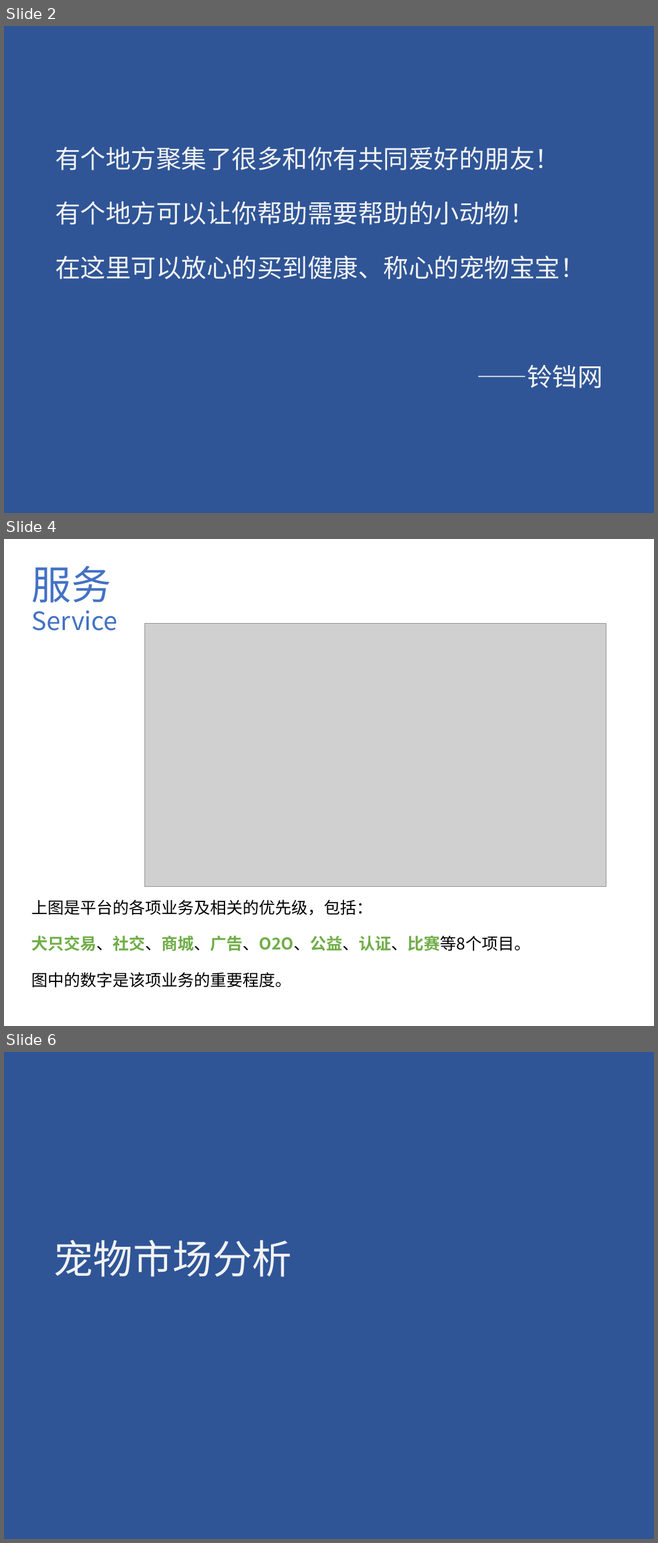
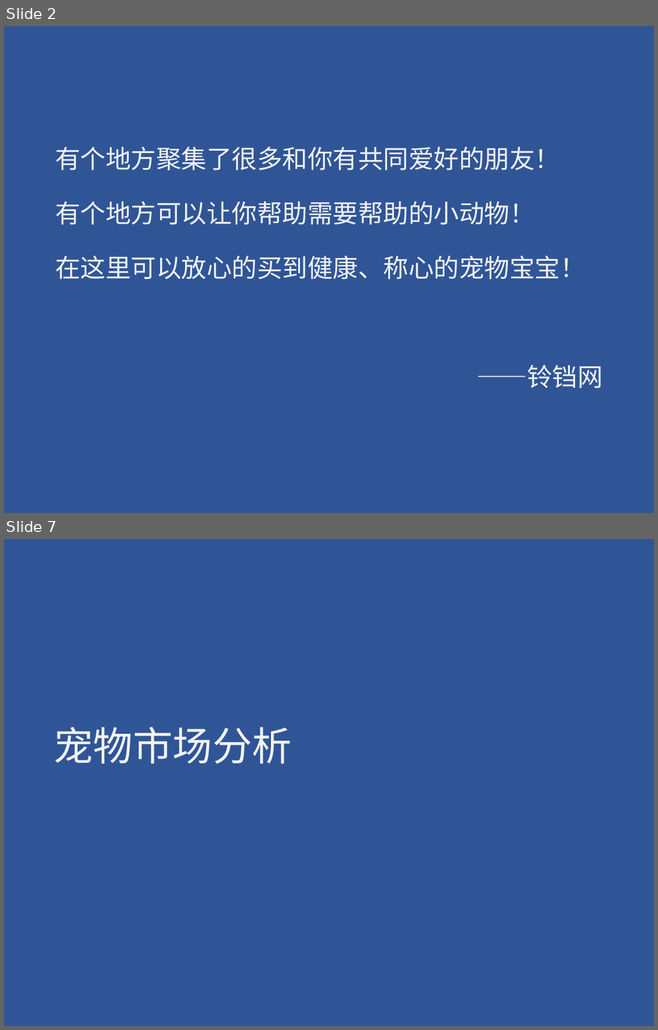
Before and after one commit to eplane/lingdang, a slide deck: doc/ppt/新建 Microsoft PowerPoint 演示文稿 (2).pptx. Shown one above the other, each under a label of ours: slides 2, 4 and 6 before the commit, slides 2 and 7 after it; the slides between them are not shown. The pictures are 658x1543 and 658x1030 pixels, drawn with LibreOffice and Linux fonts; fonts in the diff are those of the drawing; grey boxes stand for pictures. Boxes give left, top, right and bottom in pixels: in the first picture for what was removed or moved away, otherwise in the second. Text is boxed around its words. In the diff, an @@ line names an element or a change of style, - is before the commit and + after.

```diff
--- a/doc/ppt/新建 Microsoft PowerPoint 演示文稿 (2).pptx
+++ b/doc/ppt/新建 Microsoft PowerPoint 演示文稿 (2).pptx
@@ slide 4 removed at <box>4,539,654,1026</box>, background #FFFFFF @@
@@ text removed at <box>32,566,118,631</box> @@
-服务 Service
@@ picture removed at <box>145,624,605,886</box> @@
@@ text removed at <box>32,900,530,988</box> @@
-上图是平台的各项业务及相关的优先级，包括：
-犬只交易、社交、商城、广告、O2O、公益、认证、比赛等8个项目。
-图中的数字是该项业务的重要程度。
@@ what was slide 6 is now slide 7 @@
```
Also in this commit, not shown: 7 slides changed, 5 slides added, 1 other slide removed, 5 other files.
